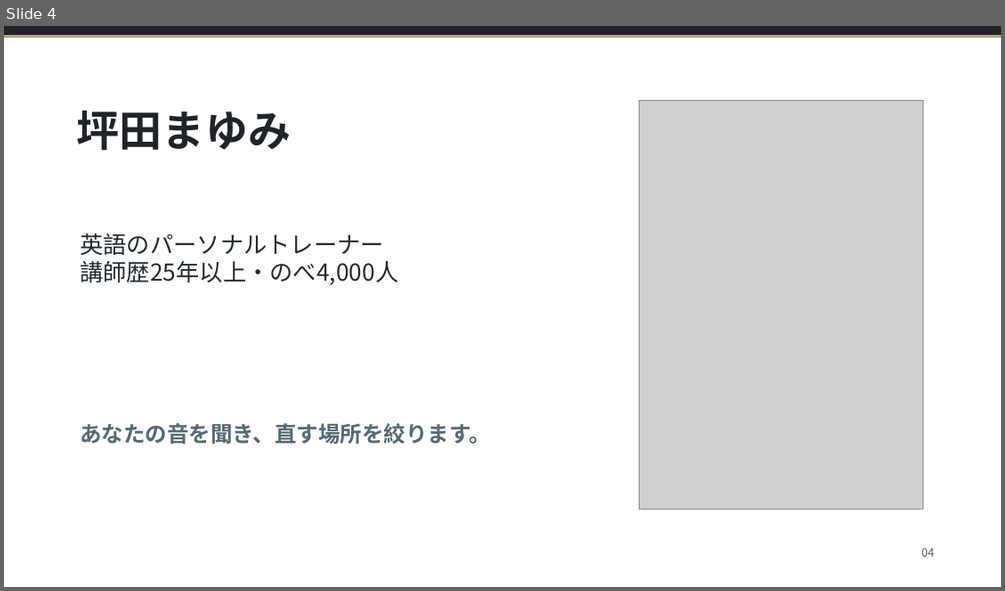
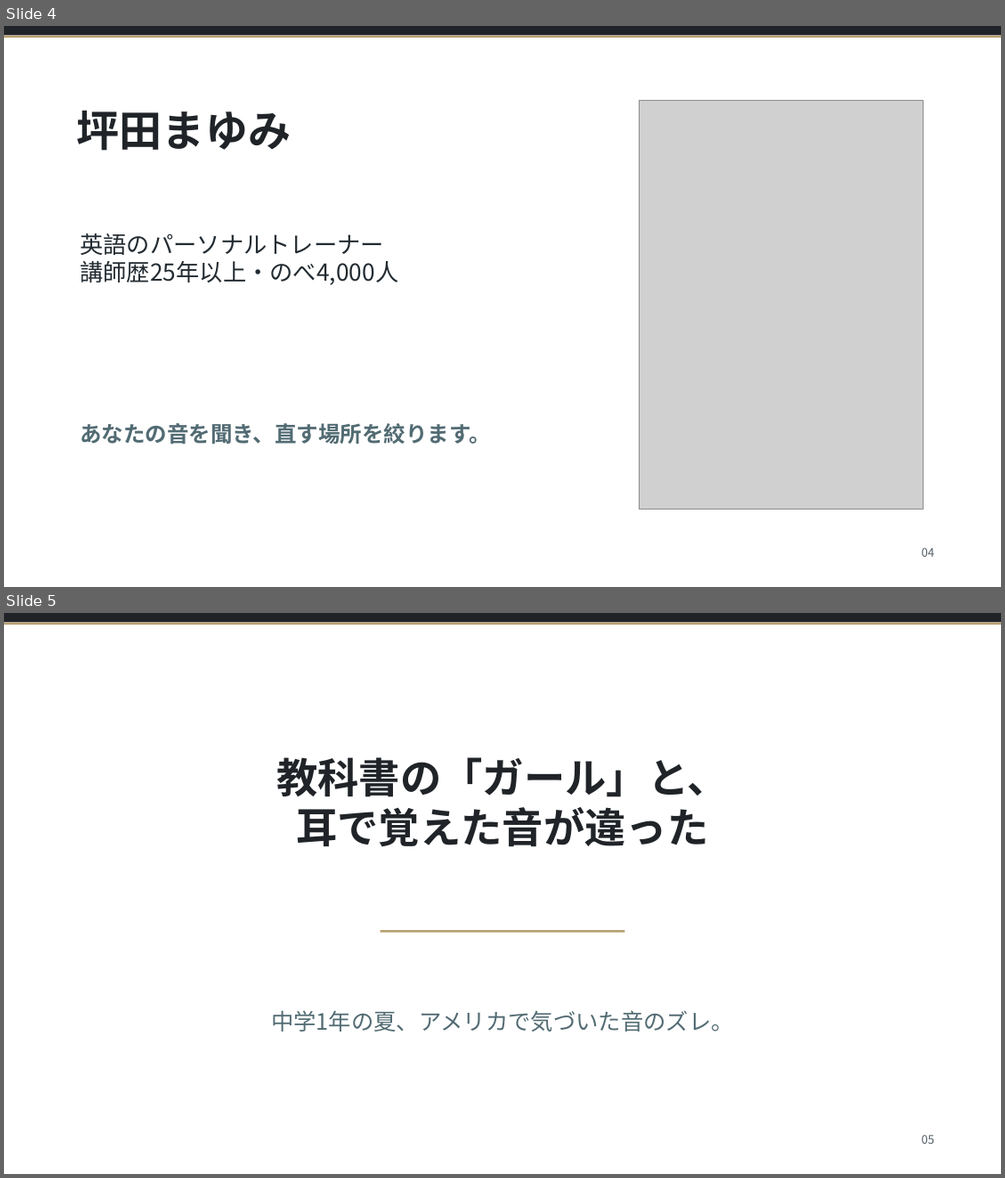
Before and after one commit to tanakayuc/static-pages, a slide deck: tsubota-21day-funnel-materials/assets/坪田_無料オンラインセミナー_47枚_ミーティング反映_20261026.pptx. Shown one above the other, each under a label of ours: slide 4 before the commit, slides 4 and 5 after it. The pictures are 1005x591 and 1005x1178 pixels, drawn with LibreOffice and Linux fonts; fonts in the diff are those of the drawing; grey boxes stand for pictures. Boxes give left, top, right and bottom in pixels: in the first picture for what was removed or moved away, otherwise in the second. Text is boxed around its words. In the diff, an @@ line names an element or a change of style, - is before the commit and + after.

```diff
--- a/tsubota-21day-funnel-materials/assets/坪田_無料オンラインセミナー_47枚_ミーティング反映_20261026.pptx
+++ b/tsubota-21day-funnel-materials/assets/坪田_無料オンラインセミナー_47枚_ミーティング反映_20261026.pptx
@@ slide 5 added at box(4, 613, 1001, 1174), background #FFFFFF @@
@@ rectangle added at box(4, 613, 1001, 622), fill #202428 @@
@@ rectangle added at box(4, 622, 1001, 625), fill #B7A070 @@
@@ text added at box(276, 757, 728, 847), 39.8 pt, text #202428, bold @@
+教科書の「ガール」と、
+耳で覚えた音が違った
@@ rectangle added at box(380, 930, 624, 933), fill #B7A070 @@
@@ text added at box(271, 1010, 734, 1031), 21.8 pt, text #526B73 @@
+中学1年の夏、アメリカで気づいた音のズレ。
@@ text added at box(922, 1135, 935, 1143), 11.2 pt, text #536068 @@
+05
```
Also in this commit, not shown: 1 slide removed, 13 other files.
